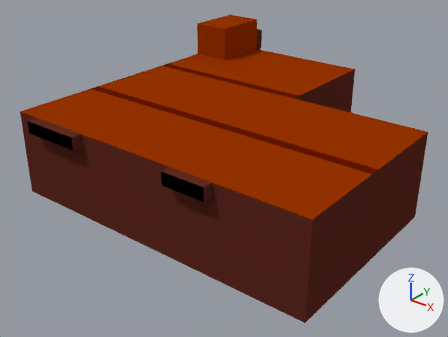
An edit to the Blender file assets/models/room1.blend, drawn before and after from the same camera.
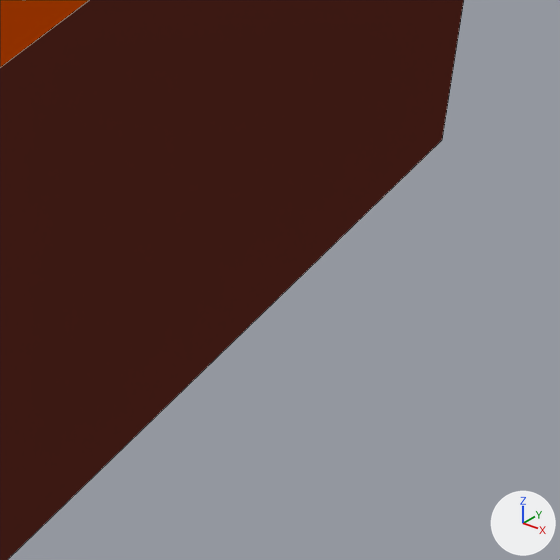
The first picture shows the older version from a camera (50 mm lens) standing at (15.7, -22.0, 13.7) and looking at (-0.7, -1.6, 1.0). The close-ups show both versions on the part from 74% to 97% of the width and 57% to 87% of the height of that picture; other places that the commit changed are outside them. Every picture has the same lights, and +X, +Y and +Z are marked at lower right. The close-ups show mesh edges as thin lines.

Objects in the first close-up: 'ceiling', 'room_structure'.
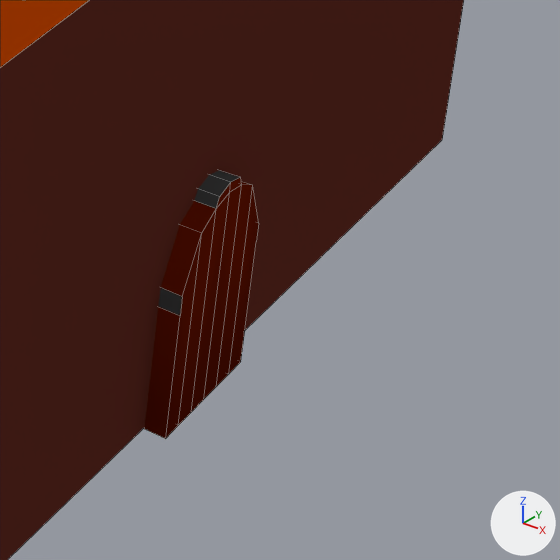
Location of each change, (x1, y1, x2, y2) in pixels of the close-ups (560 x 560 px):
'Cube', added
    after: (144, 170, 259, 439)
    faces in mat_material_008 (brown #631600): (144, 177, 259, 439)
    faces in mat_ball0_003 (black #3f3f3f): (158, 170, 240, 315)

Edits to the bpy script that builds the scene:
```text
Add mat_ball0_004:
    mat_ball0_004 = diffuse_material('ball0.004')
    mat_ball0_004.base_color = (0.828, 0.0745, 0.0)  # orange #eb4d00
Add mat_ball0_003:
    mat_ball0_003 = diffuse_material('ball0.003')
    mat_ball0_003.base_color = (0.0495, 0.0495, 0.0495)  # black #3f3f3f
Add me_cube_003:
    me_cube_003.from_pydata(...)  # 196 vertices, 184 faces; spans x 6.87..7.67, y -3.6..-2.39, z -0.01..1.77
    me_cube_003.polygons.foreach_set('use_smooth', [True] * 184)
    # faces by material slot: [64, 42, 78]
    me_cube_003.materials.append(mat_material_008)  # brown #631600
    me_cube_003.materials.append(mat_ball0_004)  # orange #eb4d00
    me_cube_003.materials.append(mat_ball0_003)  # black #3f3f3f
Add ob_cube:
    ob_cube = bpy.data.objects.new('Cube', me_cube_003)
    ob_cube.location = (0.0, 0.0, 0.0)
```
